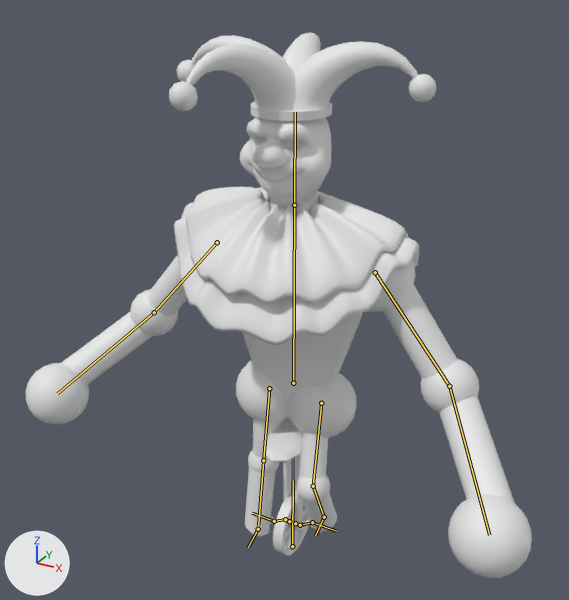
The Blender file Assets/_Assets/Prefabs/Bosses/World6Boss/Source/World6BossBlend.blend: old version first, new version second.
The view is the same before and after, from a 50 mm camera at (2.2, -4.13, 4.07) aimed at (-0.24, 0.31, 1.84). The lights are fixed; the arrows at lower left show +X, +Y and +Z. The bones that bend it are drawn over the model as lines.

In view in the first picture: 'ClownMesh'.
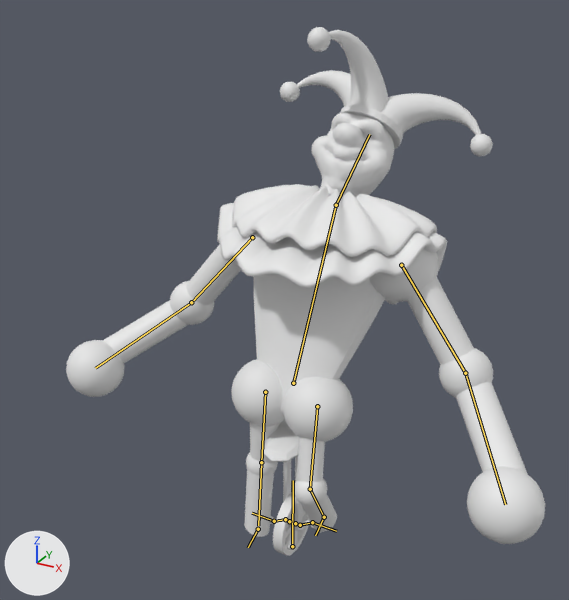
The newer file adds an action. The first version stands in its rest pose; the second is drawn at frame 6 of the action 'DeathBase'.

Pixel boxes (x1, y1, x2, y2) of what changed, in the pictures (569 x 600 px):
```json
{"object": "ClownMesh", "change": "posed", "before": [26, 32, 532, 578], "after": [66, 27, 545, 555]}
{"bone": "Torso", "before": "(293, 383) to (294, 205)", "after": "(293, 383) to (336, 205)"}
{"bone": "Head", "before": "(294, 205) to (295, 112)", "after": "(336, 205) to (369, 134)"}
{"bone": "UpperArm.L", "before": "(375, 272) to (449, 386)", "after": "(401, 265) to (465, 373)"}
{"bone": "UpperArm.R", "before": "(217, 242) to (154, 312)", "after": "(252, 237) to (191, 302)"}
```

Scene script edits in JSON lines:
```json
{"block": "bone_torso", "where": "bone_torso = bpy.data.objects['ClownRig'].pose.bones['Torso']  # child of 'Root'"}
{"op": "set", "path": "bone_torso.rotation_quaternion", "old": "(1.0, 0.0, 0.0, 0.0)", "new": "(0.968, -0.252, 0.0, 0.0)", "note": "degrees (0, 0, 0) -> degrees (-29, 0, 0)"}
{"block": "bone_head", "where": "bone_head = bpy.data.objects['ClownRig'].pose.bones['Head']  # child of 'Torso'"}
{"op": "set", "path": "bone_head.rotation_quaternion", "old": "(1.0, 0.0, 0.0, 0.0)", "new": "(0.992, -0.111, 0.015, -0.062)", "note": "degrees (0, 0, 0) -> degrees (-13, 1, -7)"}
{"block": "bone_upperarm_l", "where": "bone_upperarm_l = bpy.data.objects['ClownRig'].pose.bones['UpperArm.L']  # child of 'Torso'"}
{"op": "set", "path": "bone_upperarm_l.rotation_quaternion", "old": "(1.0, 0.0, 0.0, 0.0)", "new": "(0.981, -0.159, 0.109, -0.024)", "note": "degrees (0, 0, 0) -> degrees (-19, 12, -5)"}
{"block": "bone_upperarm_r", "where": "bone_upperarm_r = bpy.data.objects['ClownRig'].pose.bones['UpperArm.R']  # child of 'Torso'"}
{"op": "set", "path": "bone_upperarm_r.rotation_quaternion", "old": "(1.0, 0.0, 0.0, 0.0)", "new": "(0.977, -0.196, -0.083, 0.002)", "note": "degrees (0, 0, 0) -> degrees (-23, -9, 2)"}
```
